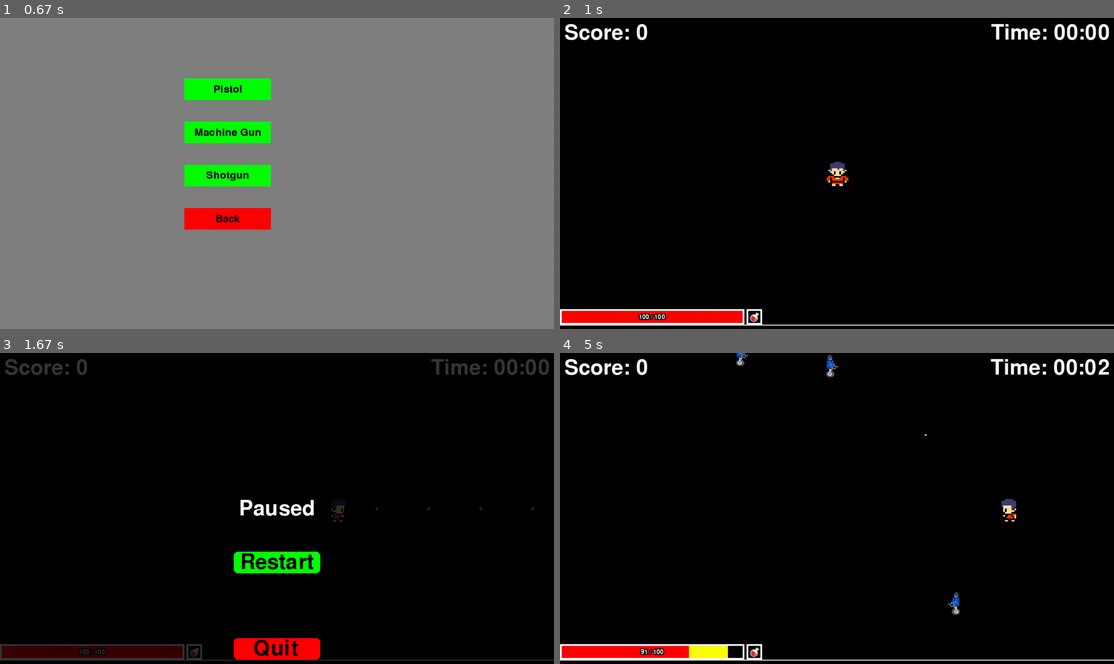
Above: before the commit, frames 1-4 (two rows, left to right).
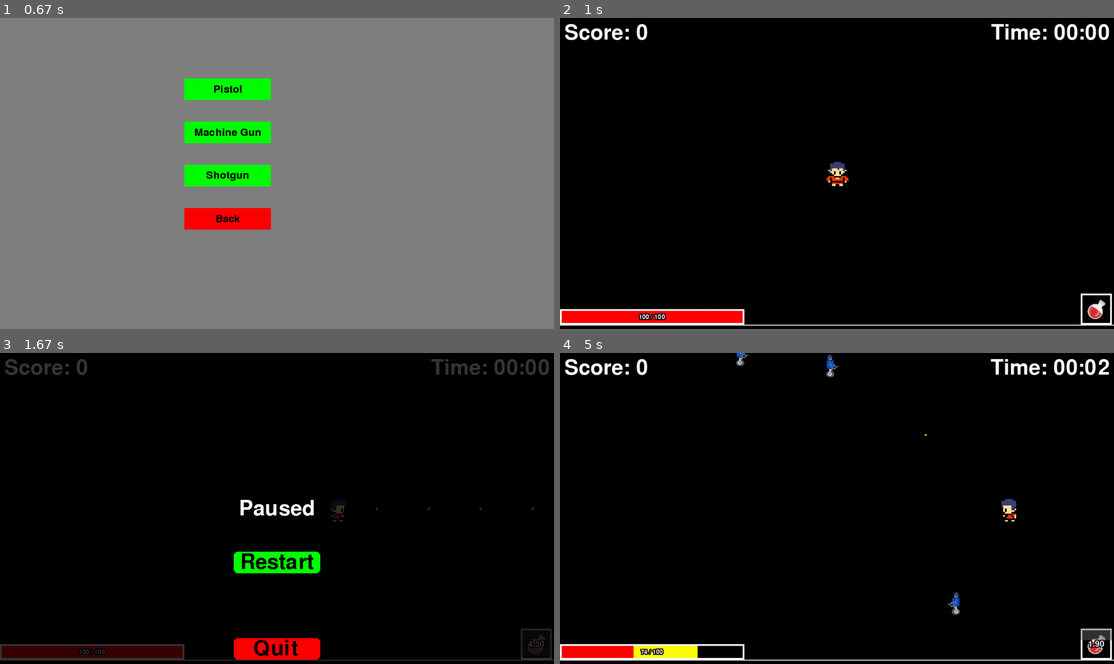
Above: after the commit, the same moments.

Repository: BeanSparrow/ChatGPT-Assisted-PyGame
Game: pygame game, started from game.py
Same seed, same stepped clock (60 frames per second), same inputs: the game is played once before the commit and once after it.
Inputs (mouse positions are in pixels of both pictures, inside the frame that each line leads up to):
- Up to frame 1 (0.67 s): click "Play Game" at 0.38 s
- Up to frame 2 (1 s): click "Machine Gun" at 0.72 s
- Up to frame 3 (1.67 s): hold 1 1-1.47 s; hold D 1-1.47 s; move the mouse to (454, 499) at 1.03 s; hold Esc from 1.5 s (still down); hold D from 1.5 s (still down); tap 1 at 1.65 s
- Up to frame 4 (5 s): release Esc at 1.97 s; release D at 1.97 s; click (837, 561) at 2.05 s; click "Shotgun" at 2.38 s; hold D 2.67-3.13 s; move the mouse to (665, 580) at 2.7 s; tap 1 at 2.82, 4.15 s; hold W 3.17-3.47 s; tap 2 at 3.32, 4.72 s; hold D 3.5-3.97 s; hold A 4-4.53 s; hold S 4.57-4.87 s; hold A from 4.9 s (still down)

Frame 1 is identical in both runs. In frame 2, 0.4% of the frame differs, in the area x 33-100%, y 88-99%; in frame 3, 0.3%; in frame 4, 1.1%, in the area x 13-100%, y 88-99%.

Commit message:
Added in Potion Mechanics

Diff:
--- a/game.py
+++ b/game.py
@@ -20,6 +20,7 @@
 #region #### PYGAME INITIALIZE ####
 # Initialize Pygame
 pygame.init()
+
 
 def initialize_game(game):
     # Reset player and enemy states
@@ -159,6 +160,7 @@
         keys = pygame.key.get_pressed()
         if keys[pygame.K_ESCAPE] and current_time - self.settings.last_pause_time >= self.settings.pause_cooldown:
             self.settings.paused = not self.settings.paused  # Toggle the pause state
+            pygame.mouse.set_visible(not pygame.mouse.get_visible()) # Make Mouse Visible during Pause menu
             self.settings.last_pause_time = current_time  # Update the last key time
         if keys[pygame.K_w]:
             self.player.move(0, -self.player.speed)
@@ -170,7 +172,7 @@
             self.player.move(self.player.speed, 0)
         # Debugging Events
         if keys[pygame.K_1]:
-            self.player.get_heal(10)
+            self.player.use_potion()
         if keys[pygame.K_2]:
             self.player.take_damage(10)
         if keys[pygame.K_3]:
@@ -293,8 +295,10 @@
         # If the player selects "Play Game," start the game loop
         if play == "play":
             while True:
+                pygame.mouse.set_visible(True)
                 weapon = create_weapon_selection_menu(game)
                 if weapon != "back":
+                    pygame.mouse.set_visible(False)
                     game.player.set_weapon(weapon)
                     result = game.game_loop()
                     if result != "restart":
--- a/player.py
+++ b/player.py
@@ -61,8 +61,8 @@
     def update(self):
         self.current_health = self.health_bar.health_bar_draw(self.current_health, self.max_health, self.health_target)
         self.exp_bar.experience_bar_draw(self.experience)
+        self.potion_group.draw(self.screen)
         self.potion_group.update()
-        self.potion_group.draw(self.screen)
 
     def move(self, dx, dy):
         # Calculate the new positions for each point of the triangle
@@ -103,11 +103,13 @@
             self.health_target= 0
             self.is_dead = True
 
-    def get_heal(self, amount):
-        if self.health_target< self.max_health:
-            self.health_target+= amount
-        if self.health_target> self.max_health:
-            self.health_target= self.max_health
+    def use_potion(self):
+        potion_use = self.potion.trigger()
+        if potion_use:
+            if self.health_target< self.max_health:
+                self.health_target+= self.potion.heal_ammount
+            if self.health_target> self.max_health:
+                self.health_target= self.max_health
 
     def reset(self):
         self.health = self.max_health
--- a/potion.py
+++ b/potion.py
@@ -1,22 +1,76 @@
 import pygame
+import math
 
 class Potion(pygame.sprite.Sprite):
     def __init__(self, screen, exp_bar_height):
         super().__init__()
         # Potion Stats
+        self.heal_ammount = 10
+        self.max_cooldown = 5000 #In Milliseconds
+        self.cooldown_remaining = 0  # current cooldown value
+
+        # Potion Image Settings
         self.padding = 5
         self.screen = screen
         self.exp_bar_height = exp_bar_height
-        self.height = self.screen.get_height() // 20
+        self.height = self.screen.get_height() // 10
         self.width = self.height
-        self.centerx = self.screen.get_width() // 3 + (self.width //2) + self.padding
+        self.centerx = self.screen.get_width() - ((self.width //2) + self.padding)
         self.centery = self.screen.get_height() - ((self.height // 2) + self.exp_bar_height - 2)
-        self.x = self.screen.get_width() // 3 + self.padding
+        self.x = self.screen.get_width() - self.width - self.padding
         self.y = self.screen.get_height() - (self.height + self.exp_bar_height - 2)
         self.image = pygame.transform.scale(pygame.image.load("Assets\Img\Potion\health_potion.png").convert_alpha(), (self.width, self.height))
         self.rect = self.image.get_rect()
         self.rect.center = (self.centerx, self.centery)
 
     def update(self):
+        # Draw the potion itself
         pygame.draw.rect(self.screen, (255, 255, 255), (self.x, self.y, self.width, self.height), 4)
-        pass
+
+        # Draw the cooldown overlay
+        if self.cooldown_remaining > 0:
+            cooldown_height = int((self.cooldown_remaining / self.max_cooldown) * self.height)
+            cooldown_rect = pygame.Rect(self.x, self.y, self.width, cooldown_height)
+            overlay = pygame.Surface((cooldown_rect.width, cooldown_rect.height), pygame.SRCALPHA)
+            overlay.fill((100, 100, 100, 128))  # RGBA: semi-transparent gray
+            self.screen.blit(overlay, (self.x, self.y))
+            self.reduce_cooldown()
+
+         # Calculate the cooldown time in seconds with two decimal places and render as text
+            cooldown_seconds = self.cooldown_remaining / 1000
+            # cooldown_text = self.font.render(f"{cooldown_seconds:.2f}", True, (255, 0, 0))
+            # text_rect = cooldown_text.get_rect(center=self.rect.center)
+            # self.screen.blit(cooldown_text, text_rect.topleft)
+
+                # Draw health text
+            font_size = int(self.height * 0.4)  # 60% of the health bar's height
+            font = pygame.font.Font(None, font_size)
+            cooldown_text = f"{cooldown_seconds:.2f}"
+            text_color = (255, 255, 255)  # White
+            border_color = (0, 0, 0)  # Black
+            border_size = 2
+
+            # Calculate the position of the text
+            text_x = self.x + (self.width - font.size(cooldown_text)[0]) // 2
+            text_y = self.y + (self.height - font.size(cooldown_text)[1]) // 2
+
+            # Render the text with a border
+            for dx, dy in [(x, y) for x in range(-border_size, border_size + 1) for y in range(-border_size, border_size + 1)]:
+                text_surface = font.render(cooldown_text, True, border_color)
+                self.screen.blit(text_surface, (text_x + dx, text_y + dy))
+
+            # Render the text in the original color
+            text_surface = font.render(cooldown_text, True, text_color)
+            self.screen.blit(text_surface, (text_x, text_y))
+
+    def trigger(self):
+        if self.cooldown_remaining == 0:
+            self.cooldown_remaining = self.max_cooldown
+            return True
+        else:
+            return False
+
+    def reduce_cooldown(self):
+        self.cooldown_remaining -= self.max_cooldown/((self.max_cooldown / 1000) * 60)
+        if self.cooldown_remaining < 0:
+            self.cooldown_remaining = 0
